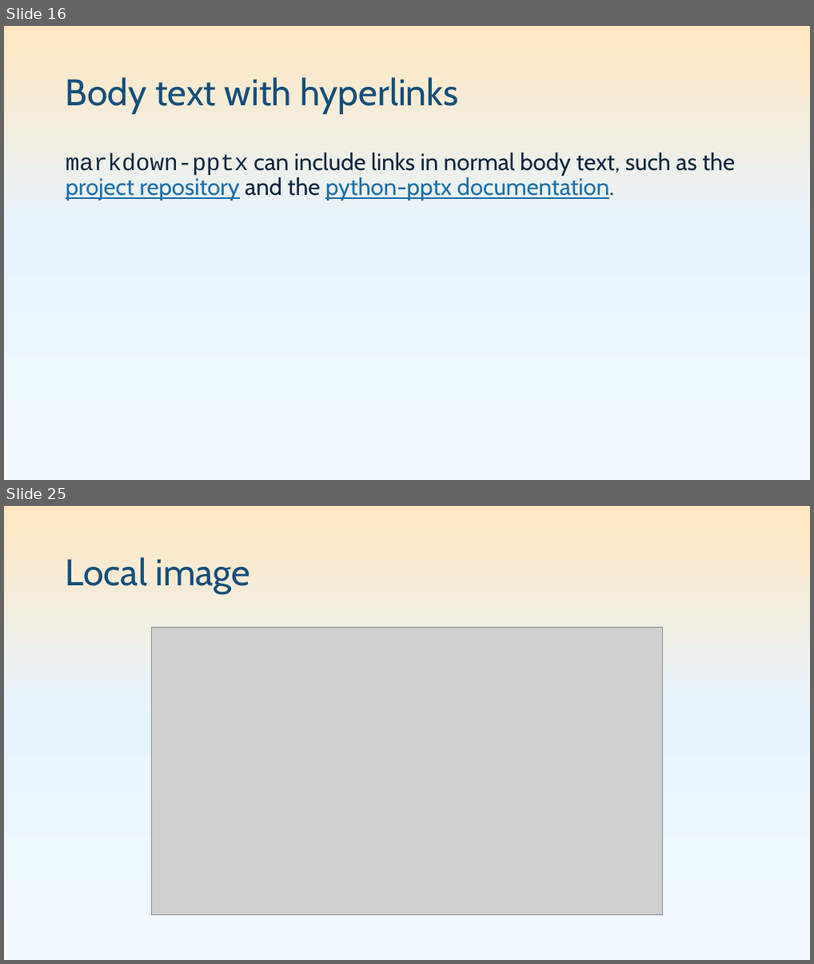
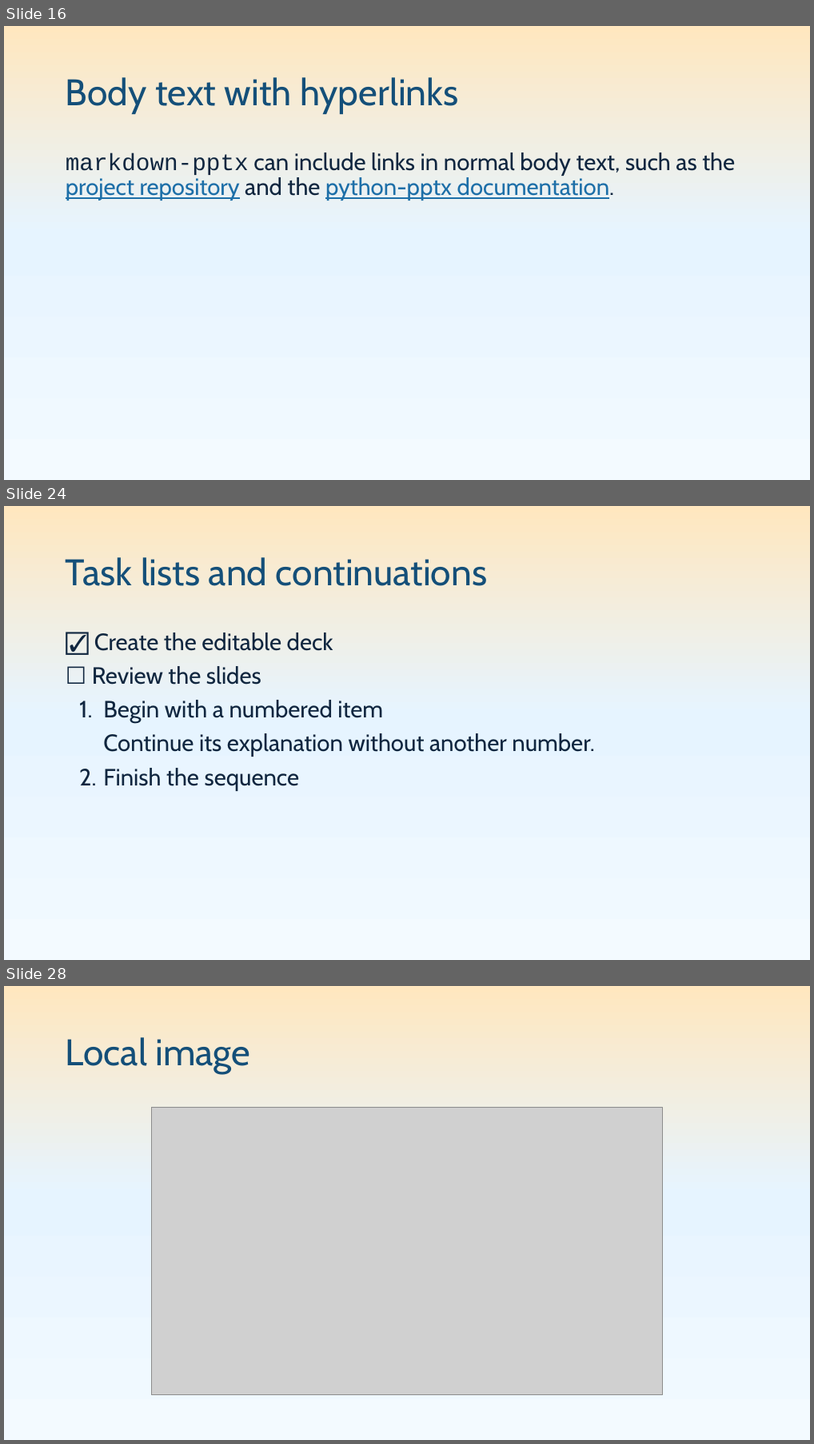
Before and after one commit to pseudosavant/markdown-pptx, a slide deck: sample/showcase.pptx. Shown one above the other, each under a label of ours: slides 16 and 25 before the commit, slides 16, 24 and 28 after it; the slides between them are not shown. The pictures are 814x964 and 814x1444 pixels, drawn with LibreOffice and Linux fonts; fonts in the diff are those of the drawing; grey boxes stand for pictures. Boxes give left, top, right and bottom in pixels: in the first picture for what was removed or moved away, otherwise in the second. Text is boxed around its words. In the diff, an @@ line names an element or a change of style, - is before the commit and + after.

```diff
--- a/sample/showcase.pptx
+++ b/sample/showcase.pptx
@@ slide 24 added at box(4, 506, 810, 960), background gradient #F3FAFF to #E6F4FF to #FFE7BF @@
@@ title added at box(66, 557, 487, 586), 44 pt, text #144F79 @@
+Task lists and continuations
@@ text added at box(92, 632, 594, 791), 28 pt, text #10263F @@
+☑ Create the editable deck
+☐ Review the slides
+1. Begin with a numbered item
+Continue its explanation without another number.
+2. Finish the sequence
@@ what was slide 25 is now slide 28 @@
```
Also in this commit, not shown: 8 slides changed, 2 other slides added, 16 other files.
